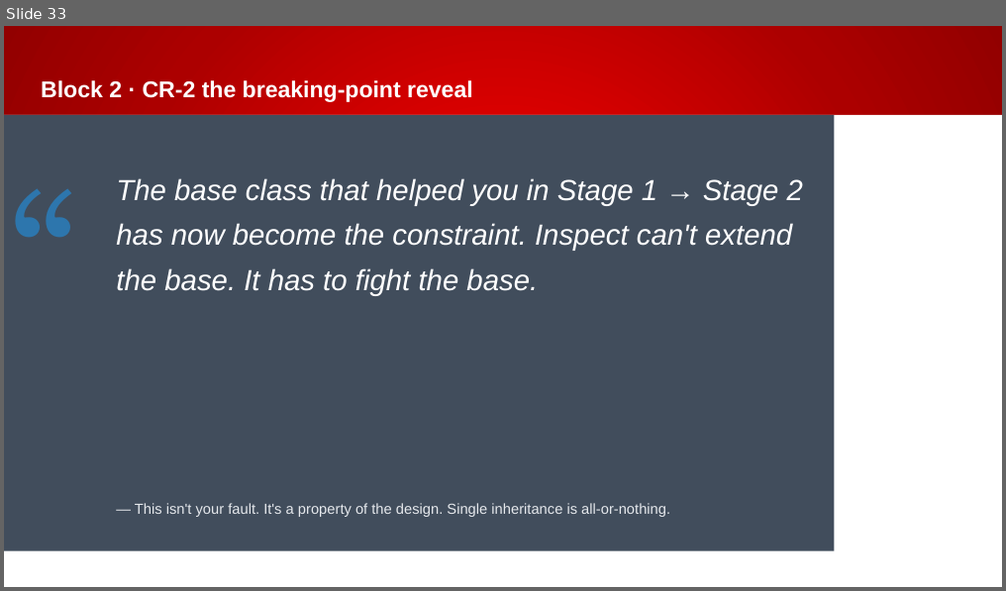
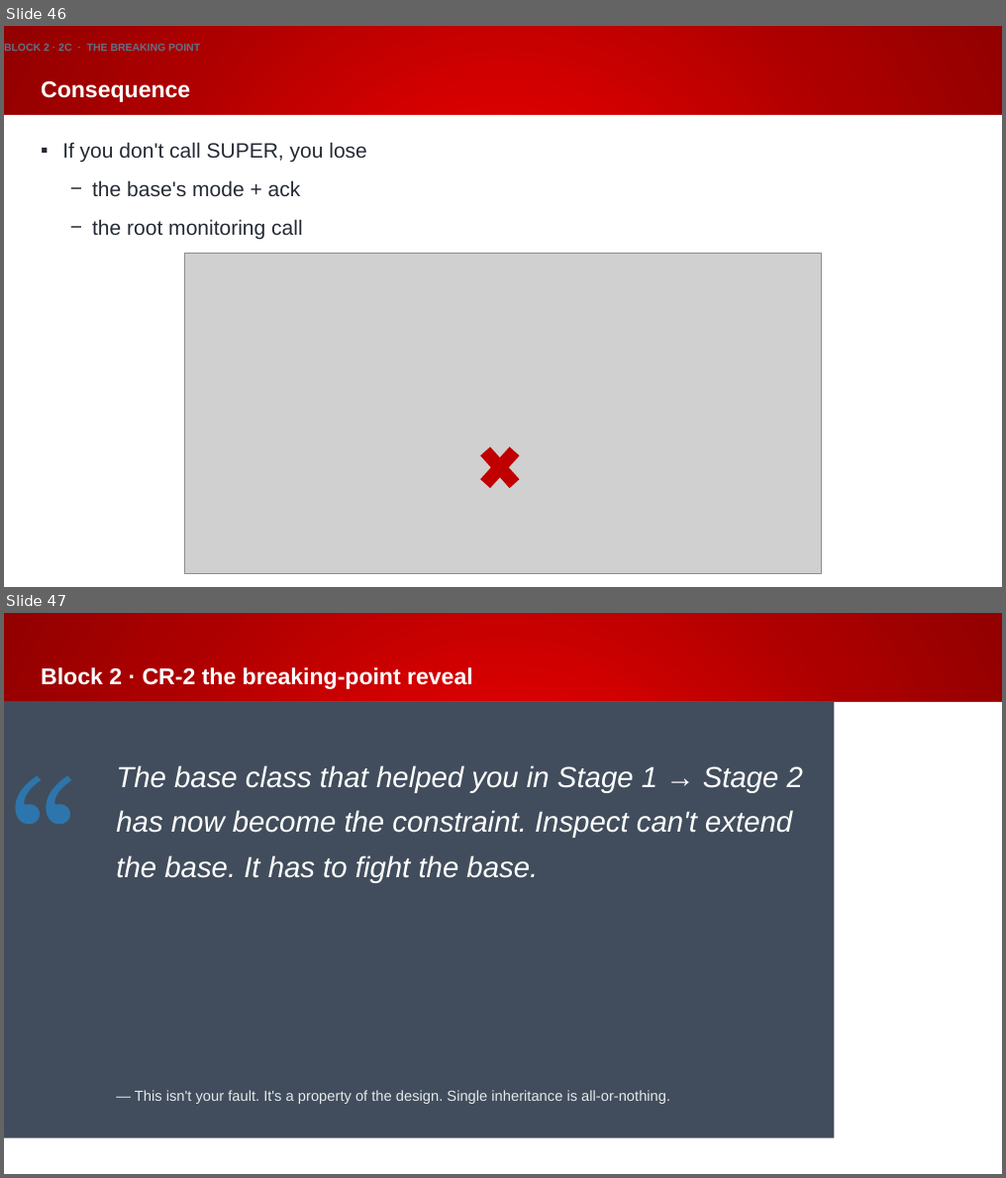
Before and after one commit to Beckhoff-USA-Community/Procedural_To_SOLID, a slide deck: presentation/NEM2026_workshop.pptx. Shown one above the other, each under a label of ours: slide 33 before the commit, slides 46 and 47 after it. The pictures are 1006x591 and 1006x1178 pixels, drawn with LibreOffice and Linux fonts; fonts in the diff are those of the drawing; grey boxes stand for pictures; background and template pictures are left out. Boxes give left, top, right and bottom in pixels: in the first picture for what was removed or moved away, otherwise in the second. Text is boxed around its words. In the diff, an @@ line names an element or a change of style, - is before the commit and + after.

Commit message:
power point revisions

```diff
--- a/presentation/NEM2026_workshop.pptx
+++ b/presentation/NEM2026_workshop.pptx
@@ slide 46 added at (x1=4, y1=26, x2=1002, y2=587), background gradient #EF0000 to #AC0000 to #920000; not listed: 1 template element that a slide beside it also shows @@
@@ text added at (x1=4, y1=44, x2=200, y2=51), 10 pt, text #627186, bold @@
+BLOCK 2 · 2C · THE BREAKING POINT
@@ title added at (x1=41, y1=81, x2=190, y2=102), 22 pt, text #FFFFFF, bold @@
+Consequence
@@ text added at (x1=62, y1=142, x2=367, y2=240), 20 pt, text #242A33 @@
+▪ If you don't call SUPER, you lose
+  − the base's mode + ack
+  − the root monitoring call
@@ picture added at (x1=185, y1=254, x2=822, y2=574) @@
@@ cross added at (x1=472, y1=437, x2=528, y2=499), fill #C00000 @@
@@ what was slide 33 is now slide 47 @@
```
Also in this commit, not shown: 22 slides changed, 14 other slides added, 1 slide removed.
